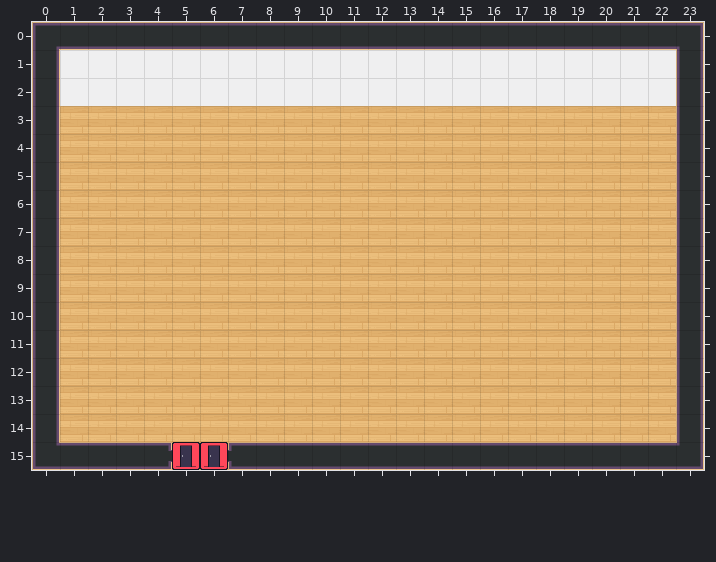
Level history. Tiled map (JSON): meeting-rooms.tmj. The first picture shows the starting point.
Cells are 32x32 px. Shown: x 0..23, y 0..15.
The same view after the edit:
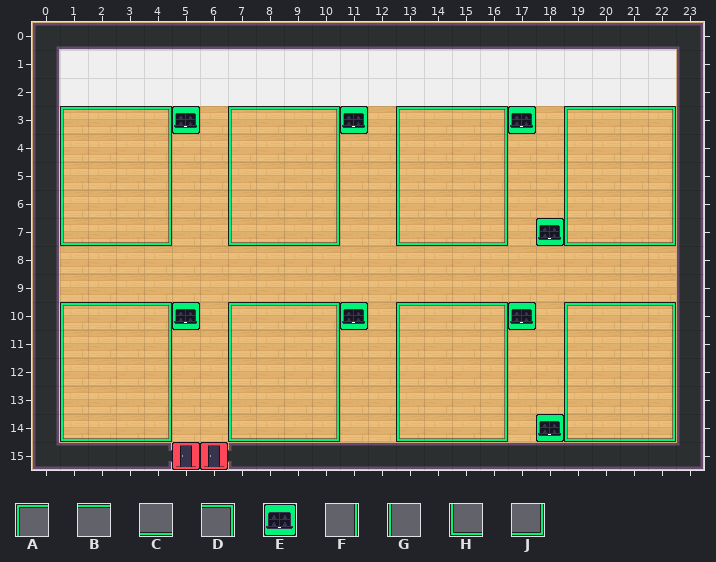
Key: from "Chunk 1": A 3, B 4, C 4 flipped up-down, D 5, E 6, F 7, G 7 turned 180, H 8, J 9.
_ is an empty cell.
Tiles of an added or newly shown layer are drawn over the layers below it.
The exact change:
Layer "floors/floor2" (added):
y 3: x 1..5 _____ -> ABBDE; x 7..11 _____ -> ABBDE; x 13..17 _____ -> ABBDE; x 19..22 ____ -> ABBD
y 4..6: x 1 _ -> G; x 4 _ -> F; x 7 _ -> G; x 10 _ -> F; x 13 _ -> G; x 16 _ -> F; x 19 _ -> G; x 22 _ -> F
y 7: x 1..4 ____ -> HCCJ; x 7..10 ____ -> HCCJ; x 13..16 ____ -> HCCJ; x 18..22 _____ -> EHCCJ
y 10: x 1..5 _____ -> ABBDE; x 7..11 _____ -> ABBDE; x 13..17 _____ -> ABBDE; x 19..22 ____ -> ABBD
y 11..13: x 1 _ -> G; x 4 _ -> F; x 7 _ -> G; x 10 _ -> F; x 13 _ -> G; x 16 _ -> F; x 19 _ -> G; x 22 _ -> F
y 14: x 1..4 ____ -> HCCJ; x 7..10 ____ -> HCCJ; x 13..16 ____ -> HCCJ; x 18..22 _____ -> EHCCJ
Changed places in both pictures, as pixel boxes (x1, y1, x2, y2):
added: (60, 106, 200, 246)
added: (228, 106, 368, 246)
added: (396, 106, 536, 246)
added: (536, 106, 676, 246)
added: (60, 302, 200, 442)
added: (228, 302, 368, 442)
added: (396, 302, 536, 442)
added: (536, 302, 676, 442)
